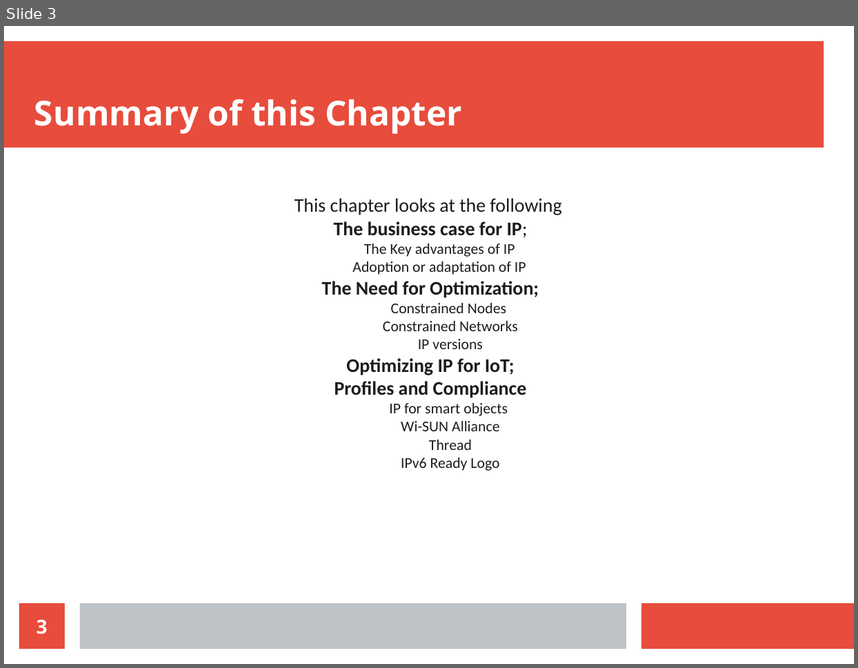
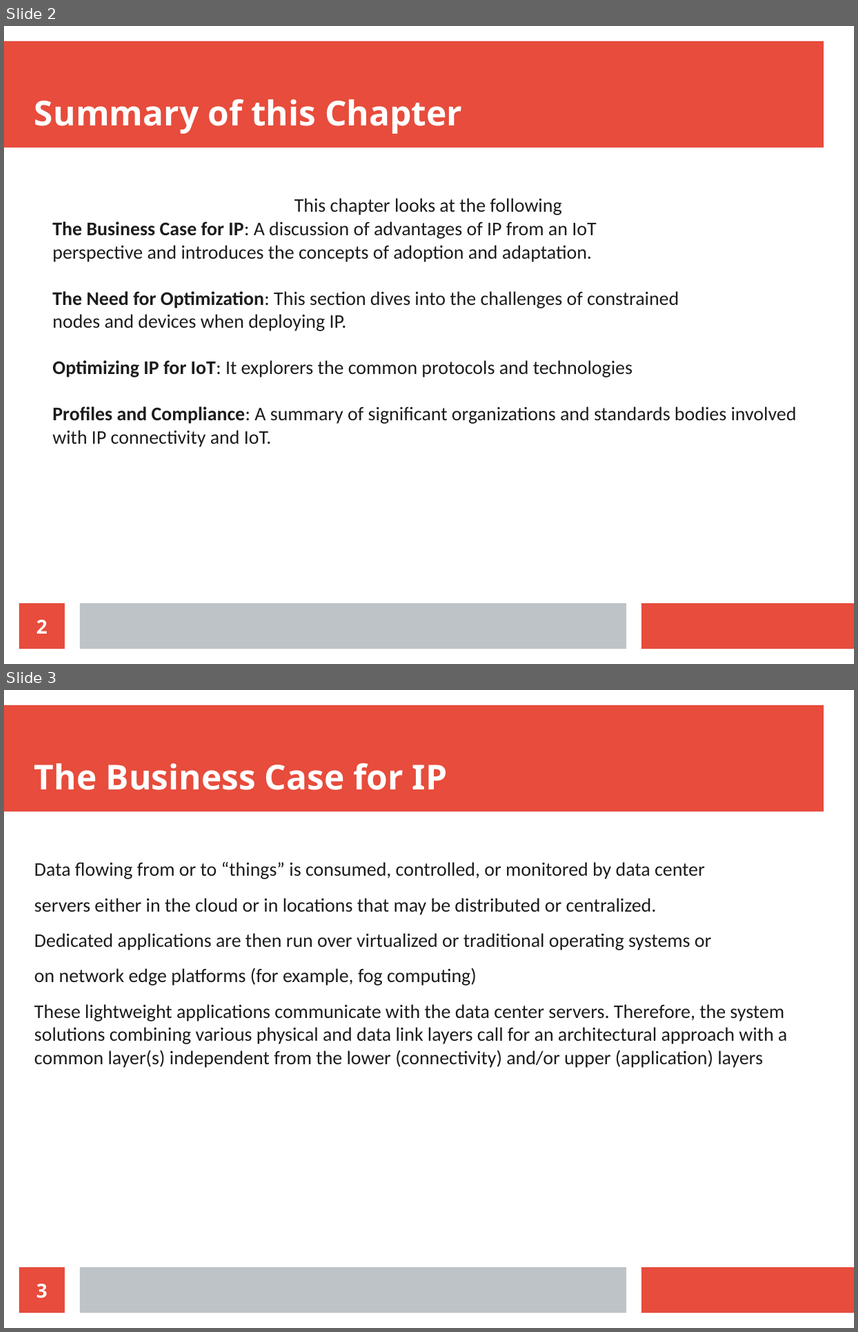
Before and after one commit to Dihfahsih1/Masters-Software-Engineering, a slide deck: yr-sem1/IoT/Chapter-5-slides.odp. Shown one above the other, each under a label of ours: slide 3 before the commit, slides 2 and 3 after it. The pictures are 858x668 and 858x1332 pixels, drawn with LibreOffice and Linux fonts; fonts in the diff are those of the drawing. Boxes give left, top, right and bottom in pixels: in the first picture for what was removed or moved away, otherwise in the second. Text is boxed around its words. In the diff, an @@ line names an element or a change of style, - is before the commit and + after.

```diff
--- a/yr-sem1/IoT/Chapter-5-slides.odp
+++ b/yr-sem1/IoT/Chapter-5-slides.odp
@@ slide 3 added at [4, 690, 854, 1328], background #FFFFFF; not listed: 3 template elements that a slide beside it also shows @@
@@ title added at [34, 763, 448, 790], 32 pt, text #FFFFFF, bold @@
+The Business Case for IP
@@ text added at [34, 862, 787, 1067], 18 pt, text #1C1C1C @@
+Data flowing from or to “things” is consumed, controlled, or monitored by data center
+servers either in the cloud or in locations that may be distributed or centralized.
+Dedicated applications are then run over virtualized or traditional operating systems or
+on network edge platforms (for example, fog computing)
+These lightweight applications communicate with the data center servers. Therefore, the system solutions combining various physical and data link layers call for an architectural approach with a common layer(s) independent from the lower (connectivity) and/or upper (application) layers
@@ page number added at [19, 1267, 65, 1312], fill #E74C3C, 18 pt, text #FFFFFF, bold @@
+3
@@ what was slide 3 is now slide 2 @@
@@ slide 2 changed as well @@
@@ subtitle at [52, 221, 797, 447]: text changed; size 14 to 18 pt @@
-The business case for IP;
-  The Key advantages of IP
-  Adoption or adaptation of IP
-The Need for Optimization;
-    Constrained Nodes
-    Constrained Networks
-    IP versions
-Optimizing IP for IoT;
-Profiles and Compliance
-    IP for smart objects
-    Wi-SUN Alliance
-    Thread
-    IPv6 Ready Logo
+The Business Case for IP: A discussion of advantages of IP from an IoT
+perspective and introduces the concepts of adoption and adaptation.
+The Need for Optimization: This section dives into the challenges of constrained
+nodes and devices when deploying IP.
+Optimizing IP for IoT: It explorers the common protocols and technologies
+Profiles and Compliance: A summary of significant organizations and standards bodies involved with IP connectivity and IoT.
@@ page number at [36, 619, 47, 633]: text changed @@
-3
+2
```
Also in this commit, not shown: 1 other slide changed, 36 other slides added, 1 slide removed, 7 other files.
